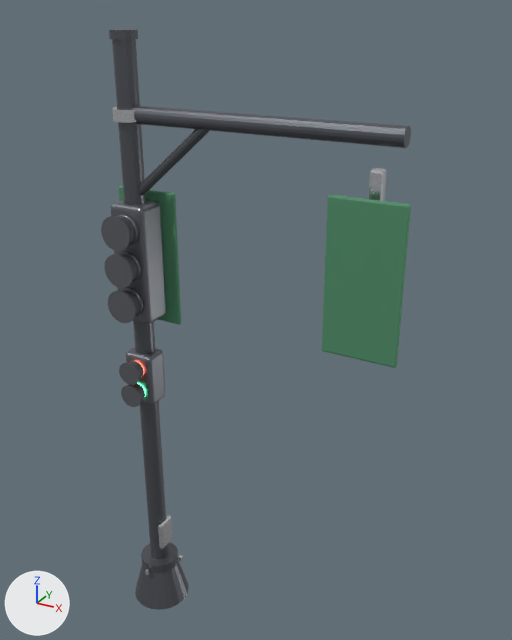
One commit to the glTF model assets/pbr/prop_trafficlight.glb: the scene before it, then after it.
One viewpoint serves both versions: a 50 mm camera at (3.89, -4.87, 6.01) aimed at (1.08, 0.25, 3.45). Every picture has the same lights, and +X, +Y and +Z are marked at lower left. The picture after the commit comes second.

Names of what the first picture shows: 'prop_trafficlight_backboard_far', 'prop_trafficlight_backboard_near', 'prop_trafficlight_base_collar', 'prop_trafficlight_case_near', 'prop_trafficlight_knee_brace', 'prop_trafficlight_lens_ring_near_amber', 'prop_trafficlight_lens_ring_near_green', 'prop_trafficlight_lens_ring_near_red', 'prop_trafficlight_mast_arm', 'prop_trafficlight_ped_case', 'prop_trafficlight_ped_hood_0', 'prop_trafficlight_ped_hood_1', 'prop_trafficlight_plinth', 'prop_trafficlight_pole', 'prop_trafficlight_pole_cap', 'prop_trafficlight_visor_near_amber', 'prop_trafficlight_visor_near_green', 'prop_trafficlight_visor_near_red' and 3 more.
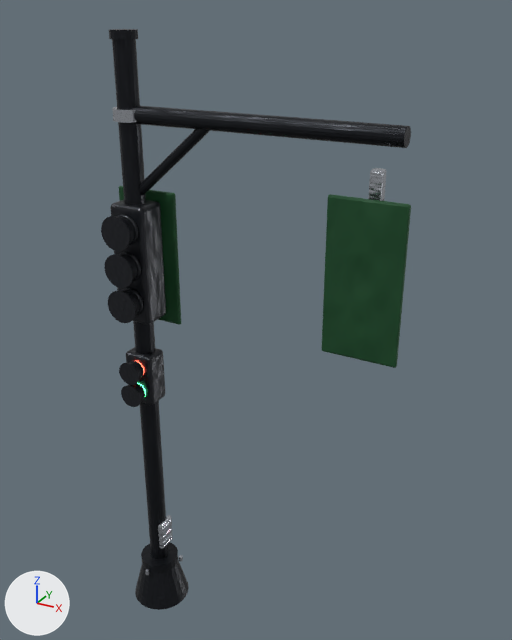
The change, as a list of edits to the scene's bpy script:
```text
Add img_vcw_tex_paint_prop_trafficlight_board_normal:
    img_vcw_tex_paint_prop_trafficlight_board_normal = load_image('vcw_tex_paint_prop_trafficlight_board_normal', '_unpacked/vcw_tex_paint_prop_trafficlight_board_normal', 128, 128, 'Non-Color')
Add img_vcw_tex_paint_prop_trafficlight_board_orm:
    img_vcw_tex_paint_prop_trafficlight_board_orm = load_image('vcw_tex_paint_prop_trafficlight_board_orm', '_unpacked/vcw_tex_paint_prop_trafficlight_board_orm', 128, 128, 'Non-Color')
Add img_vcw_tex_paint_prop_trafficlight_board_albedo:
    img_vcw_tex_paint_prop_trafficlight_board_albedo = load_image('vcw_tex_paint_prop_trafficlight_board_albedo', '_unpacked/vcw_tex_paint_prop_trafficlight_board_albedo', 128, 128, 'sRGB')
Add img_vcw_tex_paint_prop_trafficlight_case_normal:
    img_vcw_tex_paint_prop_trafficlight_case_normal = load_image('vcw_tex_paint_prop_trafficlight_case_normal', '_unpacked/vcw_tex_paint_prop_trafficlight_case_normal', 128, 128, 'Non-Color')
Add img_vcw_tex_paint_prop_trafficlight_case_orm:
    img_vcw_tex_paint_prop_trafficlight_case_orm = load_image('vcw_tex_paint_prop_trafficlight_case_orm', '_unpacked/vcw_tex_paint_prop_trafficlight_case_orm', 128, 128, 'Non-Color')
Add img_vcw_tex_paint_prop_trafficlight_case_albedo:
    img_vcw_tex_paint_prop_trafficlight_case_albedo = load_image('vcw_tex_paint_prop_trafficlight_case_albedo', '_unpacked/vcw_tex_paint_prop_trafficlight_case_albedo', 128, 128, 'sRGB')
Add img_vcw_tex_paint_prop_trafficlight_pole_albedo:
    img_vcw_tex_paint_prop_trafficlight_pole_albedo = load_image('vcw_tex_paint_prop_trafficlight_pole_albedo', '_unpacked/vcw_tex_paint_prop_trafficlight_pole_albedo', 128, 128, 'sRGB')
Add img_vcw_tex_paint_prop_trafficlight_pole_orm:
    img_vcw_tex_paint_prop_trafficlight_pole_orm = load_image('vcw_tex_paint_prop_trafficlight_pole_orm', '_unpacked/vcw_tex_paint_prop_trafficlight_pole_orm', 128, 128, 'Non-Color')
Add img_vcw_tex_paint_prop_trafficlight_pole_normal:
    img_vcw_tex_paint_prop_trafficlight_pole_normal = load_image('vcw_tex_paint_prop_trafficlight_pole_normal', '_unpacked/vcw_tex_paint_prop_trafficlight_pole_normal', 128, 128, 'Non-Color')
Change mat_prop_trafficlight_pole:
    remove # nodes: BsdfPrincipled, OutputMaterial
    remove # colours: grey #65696f
    nodes: BsdfPrincipled, NormalMap, OutputMaterial, SeparateColor, TexImage x3
    uses the picture img_vcw_tex_paint_prop_trafficlight_pole_albedo
    uses the picture img_vcw_tex_paint_prop_trafficlight_pole_normal
    uses the picture img_vcw_tex_paint_prop_trafficlight_pole_orm
Change mat_prop_trafficlight_case:
    remove # nodes: BsdfPrincipled, OutputMaterial
    remove # colours: grey #6f7379
    nodes: BsdfPrincipled, NormalMap, OutputMaterial, SeparateColor, TexImage x3
    uses the picture img_vcw_tex_paint_prop_trafficlight_case_albedo
    uses the picture img_vcw_tex_paint_prop_trafficlight_case_normal
    uses the picture img_vcw_tex_paint_prop_trafficlight_case_orm
Change mat_prop_trafficlight_board:
    remove # nodes: BsdfPrincipled, OutputMaterial
    remove # colours: green #55956f
    nodes: BsdfPrincipled, NormalMap, OutputMaterial, SeparateColor, TexImage x3
    uses the picture img_vcw_tex_paint_prop_trafficlight_board_albedo
    uses the picture img_vcw_tex_paint_prop_trafficlight_board_normal
    uses the picture img_vcw_tex_paint_prop_trafficlight_board_orm
```

Boxes (x1, y1, x2, y2) around the edits, measured in the pictures (512 x 640 px):
'prop_trafficlight_backboard_far', surface changed (darker): (322, 194, 411, 368) in both
'prop_trafficlight_pole', surface changed (darker): (112, 39, 168, 559) in both
'prop_trafficlight_mast_arm', surface changed (grey to black): (133, 106, 411, 148) in both
'prop_trafficlight_case_near', surface changed (grey to black): (110, 200, 166, 324) in both
'prop_trafficlight_backboard_near', surface changed (darker): (119, 186, 181, 325) in both
'prop_trafficlight_plinth', surface changed (grey to black): (135, 560, 189, 610) in both
'prop_trafficlight_ped_case', surface changed (grey to black): (126, 347, 165, 405) in both
'prop_trafficlight_knee_brace', surface changed (darker): (139, 129, 209, 196) in both
'prop_trafficlight_visor_near_red', surface changed (grey to black): (101, 216, 135, 251) in both
'prop_trafficlight_visor_near_amber', surface changed (grey to black): (104, 254, 137, 288) in both
'prop_trafficlight_visor_near_green', surface changed (grey to black): (108, 291, 140, 323) in both
'prop_trafficlight_base_collar', surface changed (grey to black): (141, 542, 178, 573) in both
'prop_trafficlight_ped_hood_0', surface changed (grey to black): (119, 361, 144, 385) in both
'prop_trafficlight_ped_hood_1', surface changed (grey to black): (121, 383, 145, 407) in both
'prop_trafficlight_pole_cap', surface changed (grey to black): (109, 29, 138, 40) in both
'prop_trafficlight_lens_ring_near_red', surface changed: (116, 214, 138, 245) in both
'prop_trafficlight_lens_ring_near_amber', surface changed: (119, 252, 141, 282) in both
'prop_trafficlight_lens_ring_near_green', surface changed: (121, 288, 143, 317) in both
